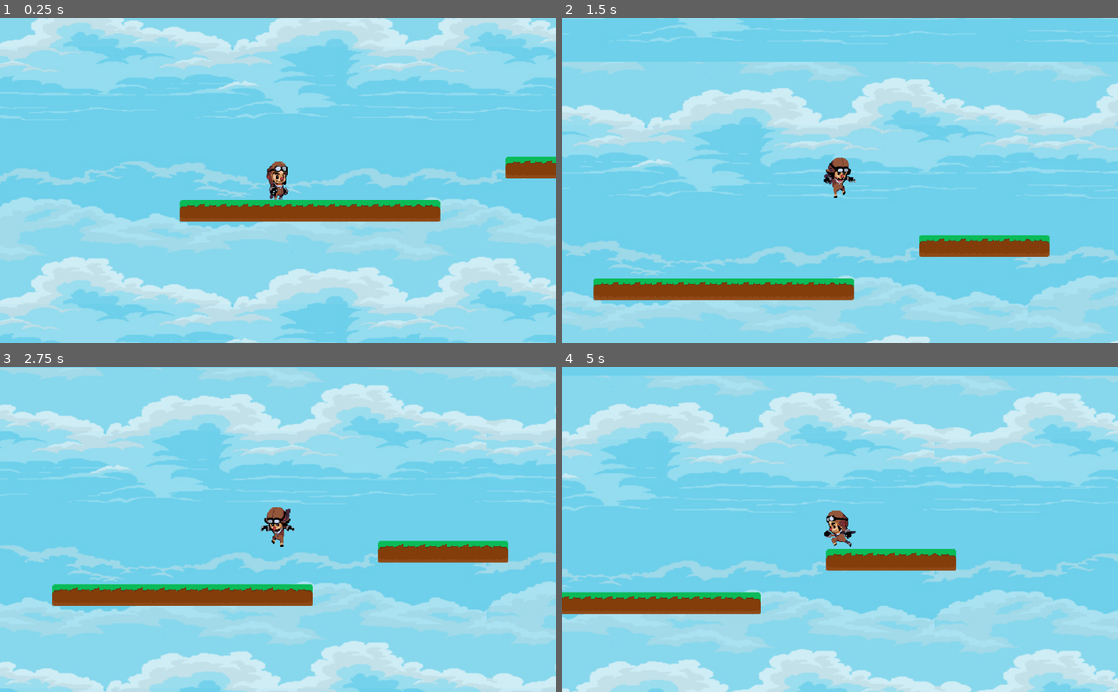
Above: before the commit, frames 1-4 (two rows, left to right).
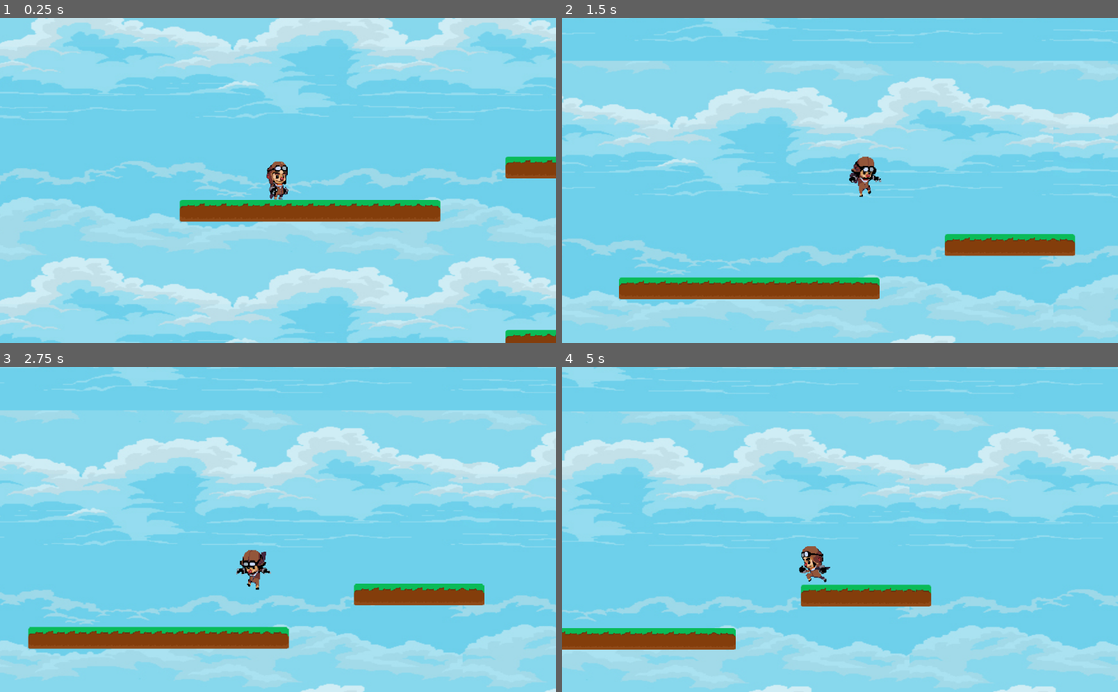
Above: after the commit, the same moments.

Repository: NonADev/AviadorMario
Game: Godot game, scene res://scenes/World.tscn
The game is run twice, just before and just after one commit, with the same random seed, the same clock (stepped at 60 frames per second) and the same inputs.
Inputs:
- Up to frame 1 (0.25 s): no input
- Up to frame 2 (1.5 s): hold Right (ui_right) from 0.53 s (still down); tap Up (ui_up) at 0.77 s
- Up to frame 3 (2.75 s): tap Up (ui_up) at 1.52 s; release Right (ui_right) at 2.03 s; hold Left (ui_left) from 2.03 s (still down)
- Up to frame 4 (5 s): release Left (ui_left) at 2.78 s; hold Right (ui_right) 2.78-4.28 s; tap Up (ui_up) at 3.02, 3.77, 4.52 s; hold Left (ui_left) from 4.28 s (still down)

The runs differ from the first frame. In frame 1, 0.6% of the frame differs, in the area x 32-100%, y 42-100%; in frame 2, 22%; in frame 3, 64%, in the area x 0-100%, y 0-100%; in frame 4, 61%.

Commit message:
aumentado o mapa de teste

Diff:
--- a/scenes/World.tscn
+++ b/scenes/World.tscn
@@ -79,9 +79,10 @@
 current = true
 zoom = Vector2( 0.8, 0.8 )
 limit_smoothed = true
+smoothing_enabled = true
 
 [node name="TileMap" type="TileMap" parent="."]
 tile_set = ExtResource( 3 )
 cell_size = Vector2( 32, 32 )
 format = 1
-tile_data = PoolIntArray( 524313, 0, 0, 524314, 1, 0, 524315 …(288 unchanged characters)… 983076, 0, 0, 983077, 1, 0, 983078, 2, 0 )
+tile_data = PoolIntArray( 524313, 0, 0, 524314, 1, 0, 524315 …(288 unchanged characters)… 983076, 0, 0, 983077, 1, 0, 983078, 2, 0, 1048601, 0, 0, 1048602, 1, 0, 1048603, 2, 0, 1245209, 0, 0, 1245210, 1, 0, 1245211, 1, 0, 1245212, 1, 0, 1245213, 1, 0, 1245214, 1, 0, 1245215, 1, 0, 1245216, 1, 0, 1245217, 2, 0 )
